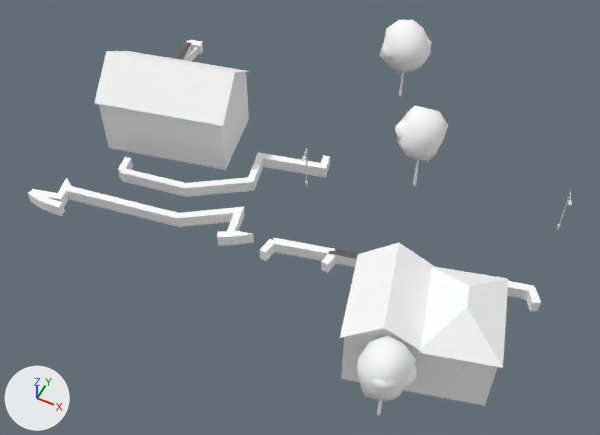
The glTF model cities/arlov-borggatan/pack/tiles/c-9_-9.glb, before and after one commit.
Camera for both pictures: a 50 mm camera at (-479.3, -559.1, 68.1) aimed at (-505.9, -505.8, 1.5). Arrows for +X, +Y and +Z are at lower left; the lights stay in place. The picture after the commit comes second. Where no turn or scale is listed for an object, it has been applied to the vertices. Vertices at exactly the same position are counted once.

In view in the first picture: 'SM_Building_w208688025', 'SM_Building_w208689945', 'SM_Building_w365052800', 'SM_Street_Furniture_-9_-9', 'SM_Trees_-9_-9', 'SM_Wall_Fence_-9_-9', 'SM_Wall_Hedge_-9_-9'.
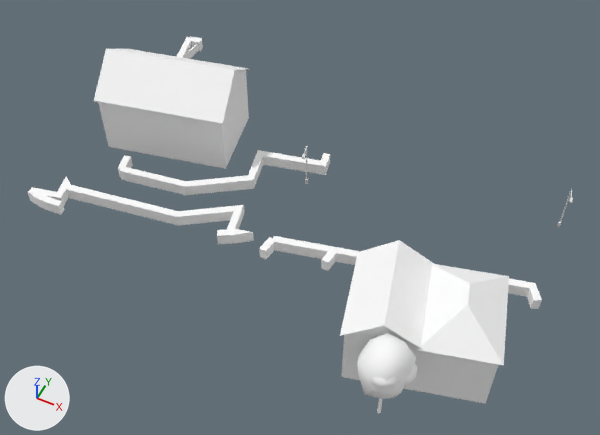
Diff of the bpy script that builds the scene:
```diff
--- a/cities/arlov-borggatan/pack/tiles/c-9_-9.glb.py
+++ b/cities/arlov-borggatan/pack/tiles/c-9_-9.glb.py
@@ me_sm_trees__9__9 @@
 # used by ob_sm_trees__9__9; location = (-497.08, -501.44, 5.41); scale = (23.9, 23.9, 23.9)
-me_sm_trees__9__9.from_pydata(...)  # 414 vertices, 756 faces; spans x -0.43..0.43, y -1.0..1.0, z -0.23..0.23
+me_sm_trees__9__9.from_pydata(...)  # 138 vertices, 252 faces; spans x -0.47..0.47, y -0.46..0.46, z -1.0..1.0
+# me_sm_trees__9__9 part 1: the loose piece of 12 vertices spanning x -0.01..0.01, y 0.29..0.31, z -0.23..-0.03 is scaled about its middle by (4.39, 4.38, 4.35), then moved by (-0.01, -0.28, -0.44)
+# me_sm_trees__9__9 part 2: the loose piece of 42 vertices spanning x 0.28..0.39, y -1.0..-0.89, z 0.09..0.17 is scaled about its middle by 4.39, then moved by (-0.27, 0.73, 0.45)
+# me_sm_trees__9__9 part 3: a new loose piece of 42 vertices spanning x -0.47..0.39, y -0.41..0.46, z -0.19..1.0, in mat_m_leaf (white #ffffff)
+# me_sm_trees__9__9 part 4: 9 loose pieces with 318 vertices, spanning x -0.43..0.41, y -0.99..1.0, z -0.23..0.23, are deleted
+# other edits to the shape of me_sm_trees__9__9 do not show in these pictures
 me_sm_trees__9__9.materials.append(mat_m_bark_wood)
@@ me_sm_wall_hedge__9__9 @@
-me_sm_wall_hedge__9__9.from_pydata(...)  # 234 vertices, 341 faces; spans x -27.4..27.4, y -16.3..16.3, z -0.7..0.7
+me_sm_wall_hedge__9__9.from_pydata(...)  # 234 vertices, 341 faces; spans x -27.4..27.4, y -16.3..16.3, z -0.9..0.9
+# me_sm_wall_hedge__9__9 part 5: 11 vertices moved from x -12.6..6.6, y -11.7..-3.3, z -0.7..0.7 to x -12.6..6.6, y -11.8..-2.7, z -0.8..0.6; 122 vertices removed from x -27.4..12.1, y -16.3..-2.9, z -0.7..0.7; 120 vertices added at x -27.4..12.1, y -16.3..-2.7, z -0.9..0.7
+# me_sm_wall_hedge__9__9 part 6: 14 vertices moved from x -26.4..-24.3, y 12.3..16.3, z -0.7..0.7 to x -26.4..-24.3, y 12.3..16.3, z -0.6..0.9; 8 vertices removed from x -26.5..-23.6, y 7.4..15.9, z -0.7..0.7; 8 vertices added at x -26.5..-23.6, y 7.4..15.9, z -0.6..0.9
+# me_sm_wall_hedge__9__9 part 7: 1 vertex removed from x 26.3, y -3.4, z 0.7; 3 vertices added at x 19.6..27.1, y -5.3..-3.4, z 0.6..0.8
 me_sm_wall_hedge__9__9.materials.append(mat_m_hedge)
@@ ob_sm_building_w208688025 @@
 ob_sm_building_w208688025 = bpy.data.objects.new('SM_Building_w208688025', me_sm_building_w208688025)
-ob_sm_building_w208688025.location = (-525.7, -498.7, 5.12)
+ob_sm_building_w208688025.location = (-525.7, -498.7, 5.4)
@@ ob_sm_building_w208689945 @@
 ob_sm_building_w208689945 = bpy.data.objects.new('SM_Building_w208689945', me_sm_building_w208689945)
-ob_sm_building_w208689945.location = (-491.96, -515.67, 4.68)
+ob_sm_building_w208689945.location = (-491.96, -515.67, 5.02)
@@ ob_sm_building_w365052800 @@
 ob_sm_building_w365052800 = bpy.data.objects.new('SM_Building_w365052800', me_sm_building_w365052800)
-ob_sm_building_w365052800.location = (-485.48, -514.01, 4.68)
+ob_sm_building_w365052800.location = (-485.48, -514.01, 5.05)
@@ ob_sm_street_furniture__9__9 @@
 ob_sm_street_furniture__9__9 = bpy.data.objects.new('SM_Street_Furniture_-9_-9', me_sm_street_furniture__9__9)
-ob_sm_street_furniture__9__9.location = (-494.25, -497.51, 2.82)
+ob_sm_street_furniture__9__9.location = (-494.25, -497.51, 3.24)
@@ ob_sm_trees__9__9 @@
 ob_sm_trees__9__9 = bpy.data.objects.new('SM_Trees_-9_-9', me_sm_trees__9__9)
-ob_sm_trees__9__9.location = (-497.08, -501.44, 5.41)
-ob_sm_trees__9__9.scale = (23.9, 23.9, 23.9)
+ob_sm_trees__9__9.location = (-489.41, -522.83, 5.67)
+ob_sm_trees__9__9.scale = (5.44, 5.44, 5.44)
@@ ob_sm_wall_fence__9__9 @@
 ob_sm_wall_fence__9__9 = bpy.data.objects.new('SM_Wall_Fence_-9_-9', me_sm_wall_fence__9__9)
-ob_sm_wall_fence__9__9.location = (-532.6, -485.6, 0.38)
+ob_sm_wall_fence__9__9.location = (-532.6, -485.6, 0.88)
@@ ob_sm_wall_hedge__9__9 @@
 ob_sm_wall_hedge__9__9 = bpy.data.objects.new('SM_Wall_Hedge_-9_-9', me_sm_wall_hedge__9__9)
-ob_sm_wall_hedge__9__9.location = (-507.15, -499.85, 0.5)
+ob_sm_wall_hedge__9__9.location = (-507.15, -499.85, 0.87)
```

Pixel boxes (x1, y1, x2, y2) of what changed, in the pictures (600 x 435 px; the box of a moved part takes in the faces that stretch with it):
'SM_Building_w208688025', moved
    before: (94, 51, 249, 170)
    after: (94, 49, 249, 169)
'SM_Wall_Hedge_-9_-9', reshaped, moved
    before: (28, 40, 541, 311)
    after: (27, 37, 542, 309)
'SM_Building_w365052800', moved
    before: (412, 267, 508, 406)
    after: (413, 264, 509, 404)
'SM_Building_w208689945', moved
    before: (340, 243, 435, 392)
    after: (340, 240, 434, 390)
'SM_Trees_-9_-9', reshaped, moved, rescaled (34% narrower, 80% shorter)
    before: (357, 20, 448, 415)
    after: (357, 333, 417, 413)
'SM_Street_Furniture_-9_-9', moved
    before: (302, 148, 572, 230)
    after: (302, 146, 573, 227)
'SM_Wall_Fence_-9_-9', moved
    before: (185, 40, 202, 61)
    after: (185, 36, 202, 59)
part 1 of me_sm_trees__9__9, moved or reshaped
    before: (413, 160, 419, 186)
    after: (377, 398, 382, 413)
part 2 of me_sm_trees__9__9, moved or reshaped
    before: (369, 379, 399, 390)
    after: (370, 377, 400, 388)
part 3 of me_sm_trees__9__9, added
    after: (357, 333, 416, 399)
part 4 of me_sm_trees__9__9, deleted
    before: (357, 20, 448, 415)
part 5 of me_sm_wall_hedge__9__9, moved or reshaped
    before: (28, 153, 360, 273)
    after: (27, 151, 360, 271)
part 6 of me_sm_wall_hedge__9__9, moved or reshaped
    before: (177, 40, 203, 60)
    after: (176, 37, 203, 58)
part 7 of me_sm_wall_hedge__9__9, built on
    before: (508, 281, 539, 297)
    after: (509, 278, 540, 294)
